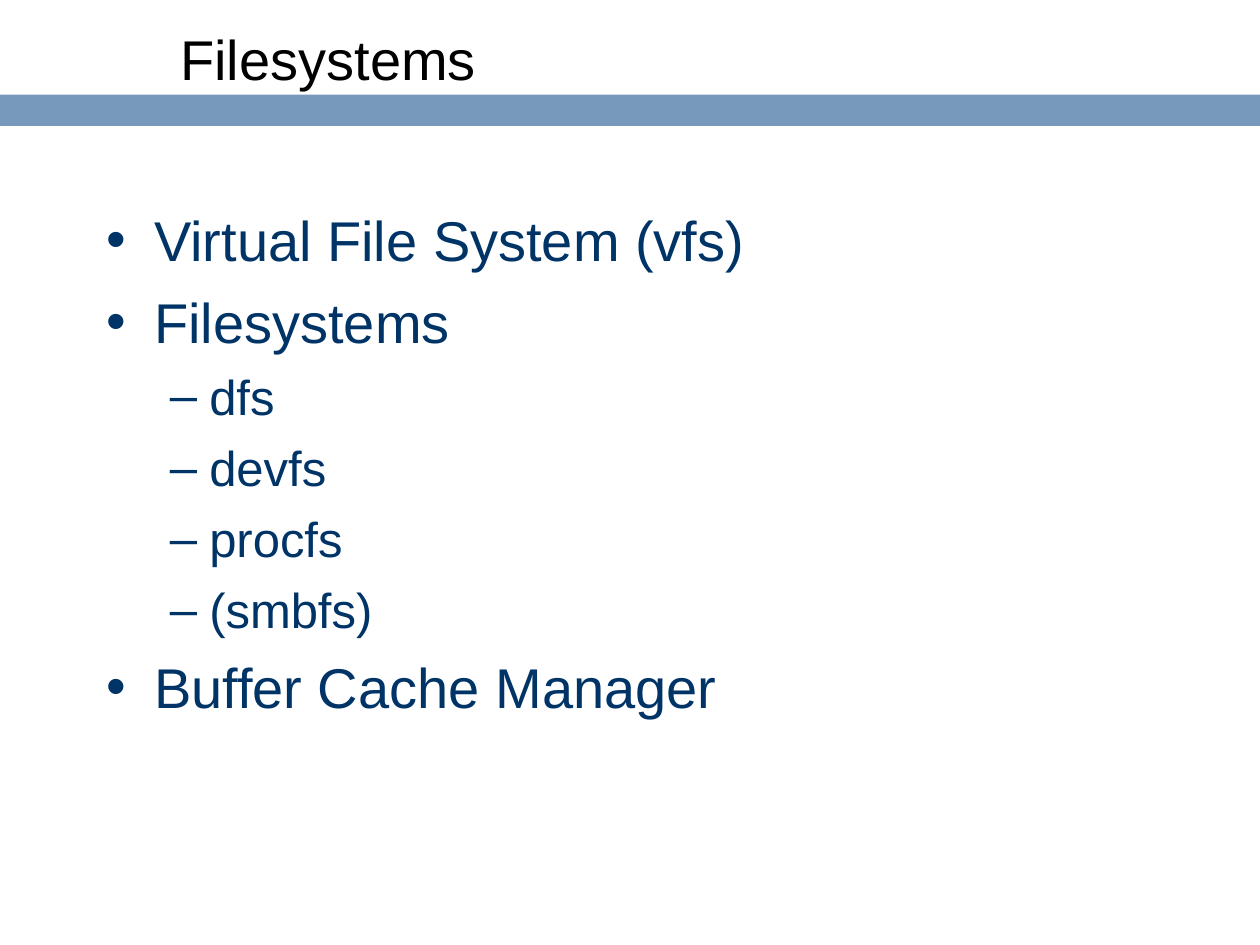
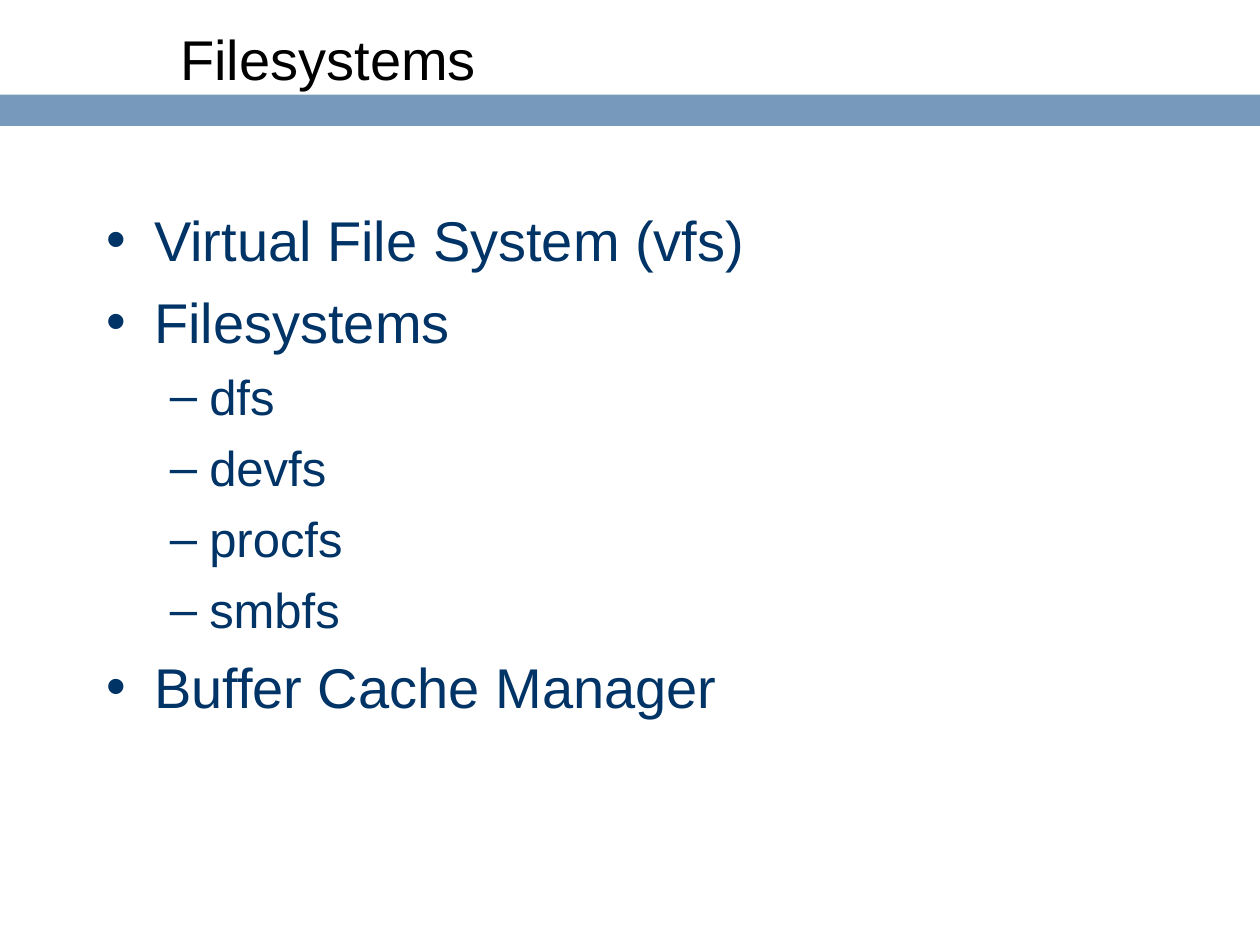
Before and after one commit to ringgaard/sanos, a slide deck: slide 58 of doc/sanostech.ppt (slide 57 before the commit). Drawn at 1260x945 pixels with LibreOffice and Linux fonts; fonts in the diff are those of the drawing; background and template pictures are left out. Boxes give left, top, right and bottom in pixels: in the first picture for what was removed or moved away, otherwise in the second. Text is boxed around its words. In the diff, an @@ line names an element or a change of style, - is before the commit and + after.

```diff
--- a/doc/sanostech.ppt
+++ b/doc/sanostech.ppt
@@ text at <box>209,592,340,629</box>: text changed @@
-  – (smbfs)
+  – smbfs
```
Also in this commit, not shown: 13 other slides changed, 1 slide added.
